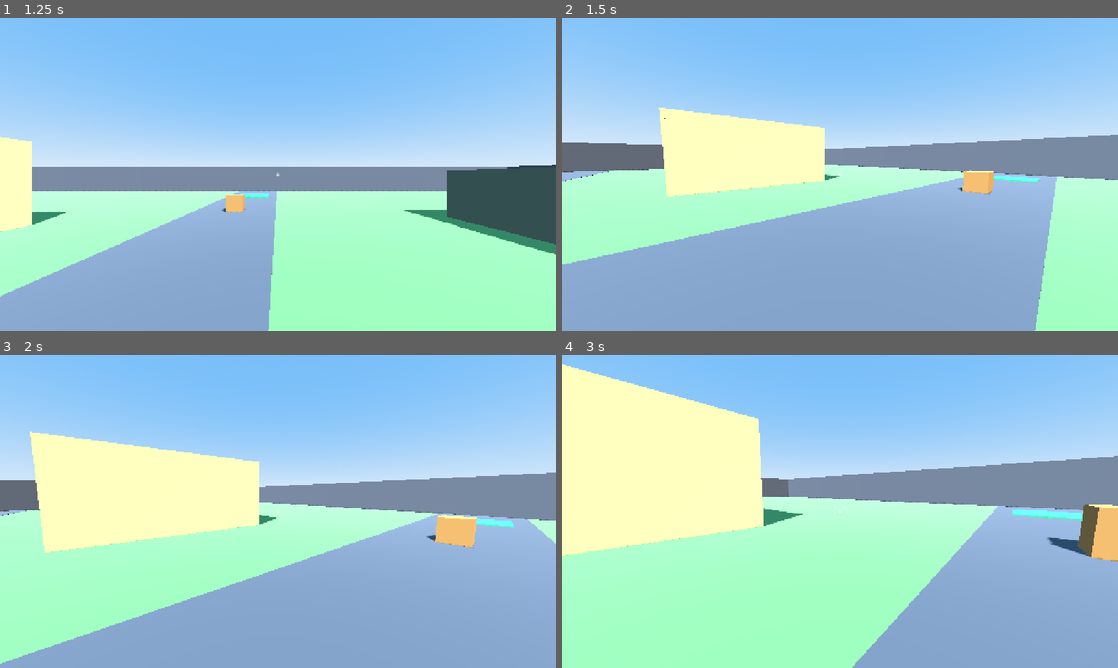
Above: before the commit, frames 1-4 (two rows, left to right).
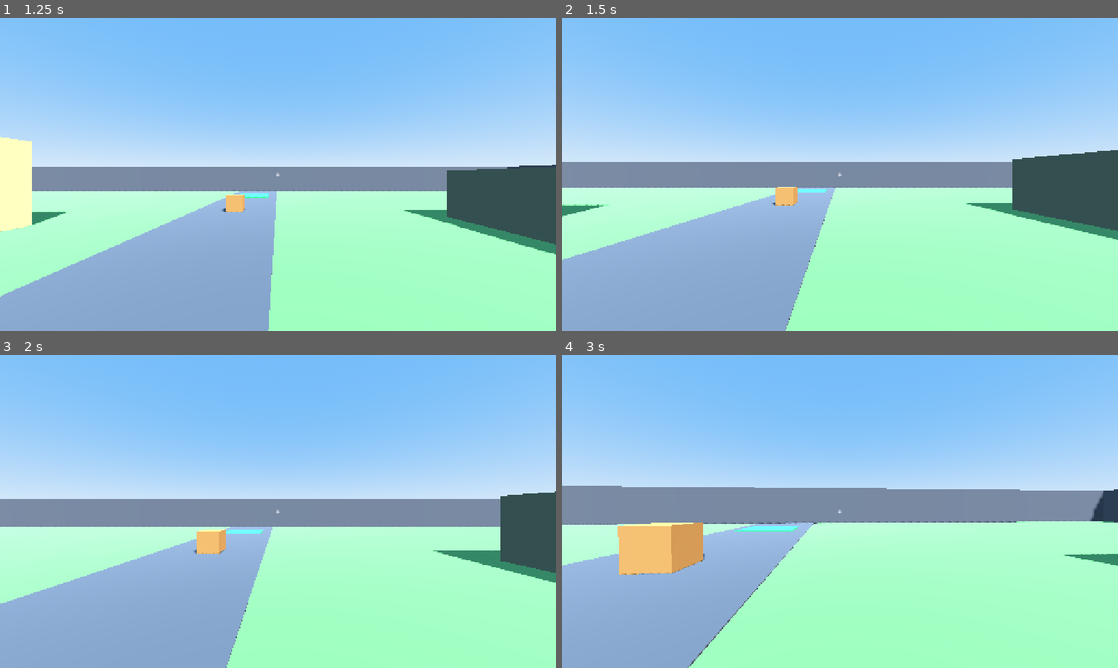
Above: after the commit, the same moments.

Repository: TavishHanda/Bloxov
Game: Godot game, scene res://scenes/main.tscn
The game is run twice, just before and just after one commit, with the same random seed, the same clock (stepped at 60 frames per second) and the same inputs.
Inputs (mouse positions are in pixels of both pictures, inside the frame that each line leads up to):
- Up to frame 1 (1.25 s): tap Enter at 0.5 s; move the mouse to (400, 158) at 0.52 s; hold D (move_right) from 0.53 s (still down); tap Space (jump) at 0.6, 0.77, 1.07 s; click (400, 158) at 0.67 s
- Up to frame 2 (1.5 s): move the mouse to (812, 174) at 1.27 s; release D (move_right) at 1.28 s; hold W (move_forward) from 1.28 s (still down); tap Shift (sprint) at 1.35 s
- Up to frame 3 (2 s): keep holding W (move_forward); tap Space (jump) at 1.52, 1.55, 1.82 s
- Up to frame 4 (3 s): keep holding W (move_forward); move the mouse to (851, 505) at 2.02 s; tap Space (jump) at 2.1 s; move the mouse to (834, 517) at 2.77 s; tap Shift (sprint) at 2.85 s

Frame 1 is identical in both runs. In frame 2, 40% of the frame differs, in the area x 0-100%, y 28-100%; in frame 3, 52%; in frame 4, 56%, in the area x 0-100%, y 2-100%.

Commit message:
Fix random camera snapping in Chrome
Chrome's pointer lock occasionally reports a huge bogus mouse delta,
which snapped the view. Request raw (unadjustedMovement) pointer lock,
which avoids the buggy path and OS mouse acceleration, falling back to
normal lock where unsupported. Also ignore any single mouse event larger
than max_mouse_delta, and use screen_relative so sensitivity doesn't
depend on window size.

Co-Authored-By: Claude Opus 5.5 <noreply@anthropic.com>
Claude-Session: https://claude.ai/code/session_01UD2sjGi5qVVaB7czBfXX2M

Diff:
--- a/scripts/player.gd
+++ b/scripts/player.gd
@@ -7,6 +7,9 @@
 @export var mouse_sensitivity := 0.0025
 ## How quickly we reach target speed. Higher = snappier.
 @export var acceleration := 12.0
+## Mouse movements bigger than this (in pixels, in one event) are treated as glitches and ignored.
+## Works around a Chrome bug where captured-mouse input sometimes reports a huge bogus jump.
+@export var max_mouse_delta := 200.0
 ## Falling below this height respawns the player.
 @export var kill_height := -20.0
 
@@ -26,8 +29,10 @@
 	elif event.is_action_pressed("ui_cancel"):
 		Input.mouse_mode = Input.MOUSE_MODE_VISIBLE
 	elif event is InputEventMouseMotion and Input.mouse_mode == Input.MOUSE_MODE_CAPTURED:
-		rotate_y(-event.relative.x * mouse_sensitivity)
-		head.rotate_x(-event.relative.y * mouse_sensitivity)
+		if event.screen_relative.length() > max_mouse_delta:
+			return
+		rotate_y(-event.screen_relative.x * mouse_sensitivity)
+		head.rotate_x(-event.screen_relative.y * mouse_sensitivity)
 		head.rotation.x = clampf(head.rotation.x, deg_to_rad(-89.0), deg_to_rad(89.0))
 
 
Not shown, changed: export_presets.cfg
